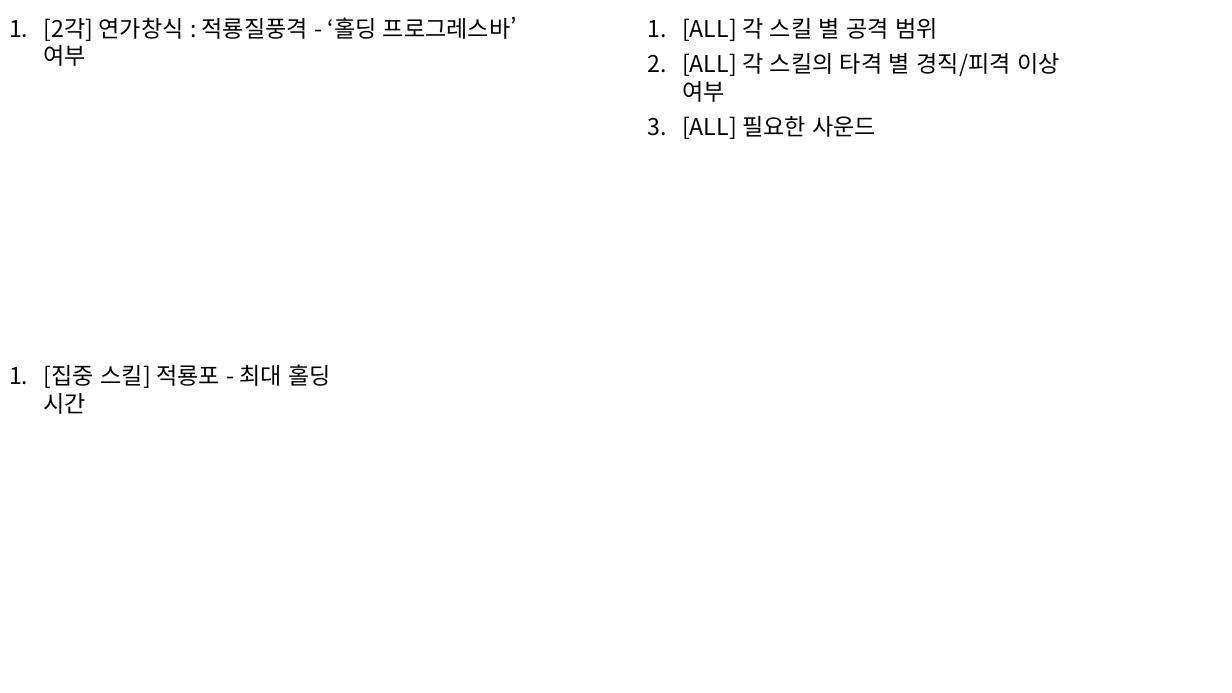
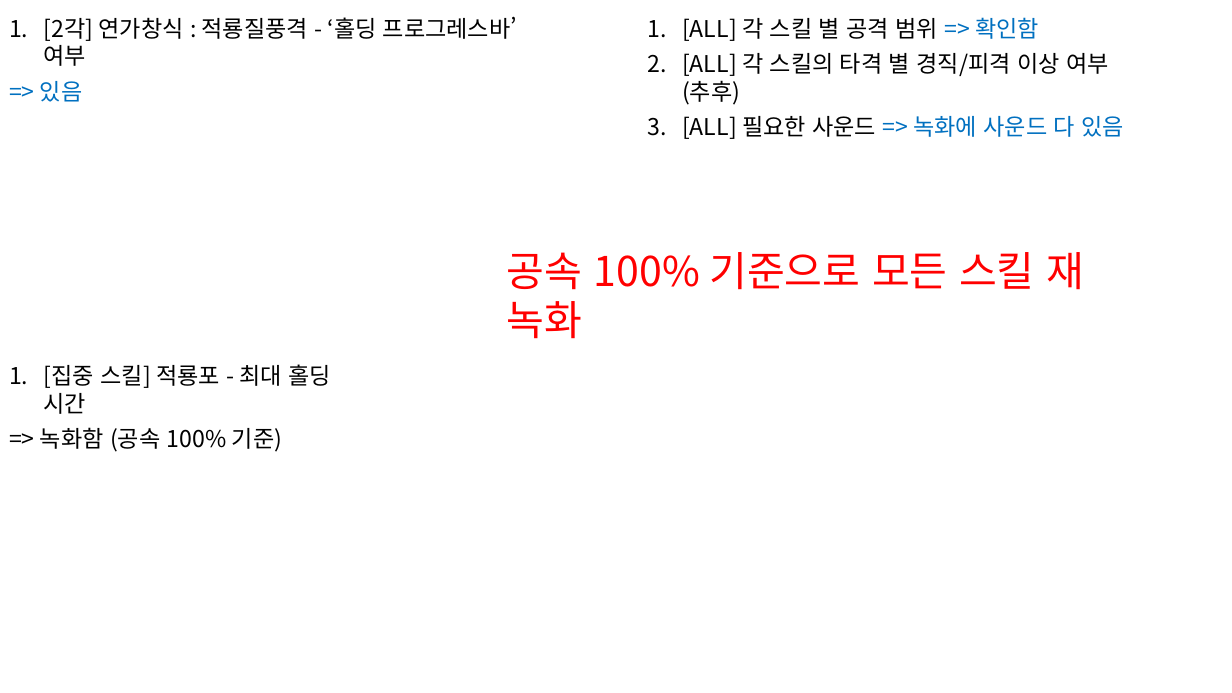
Before and after one commit to hjs0913/GameDesign, a slide deck: slide 1 of 로스트아크/창술사 역기획/스킬/확인해봐야하는 사항.pptx. Drawn at 1232x693 pixels with LibreOffice and Linux fonts; fonts in the diff are those of the drawing. Boxes give left, top, right and bottom in pixels: in the first picture for what was removed or moved away, otherwise in the second. Text is boxed around its words. In the diff, an @@ line names an element or a change of style, - is before the commit and + after.

Commit message:
스킬 4개 범위확인 & 공속100% 재녹화

```diff
--- a/로스트아크/창술사 역기획/스킬/확인해봐야하는 사항.pptx
+++ b/로스트아크/창술사 역기획/스킬/확인해봐야하는 사항.pptx
@@ text at box(44, 16, 517, 66): paragraph added @@
+=> 있음
@@ text at box(682, 17, 1124, 139): text changed @@
-1. [ALL] 각 스킬 별 공격 범위
-2. [ALL] 각 스킬의 타격 별 경직/피격 이상 여부
-3. [ALL] 필요한 사운드
+1. [ALL] 각 스킬 별 공격 범위 => 확인함
+2. [ALL] 각 스킬의 타격 별 경직/피격 이상 여부 (추후)
+3. [ALL] 필요한 사운드 => 녹화에 사운드 다 있음
@@ text added at box(507, 252, 1084, 339), 32 pt, text #FF0000 @@
+공속 100% 기준으로 모든 스킬 재 녹화
@@ text at box(40, 427, 282, 452): paragraph added @@
+=> 녹화함 (공속 100% 기준)
```
Also in this commit, not shown: 2 other files.
